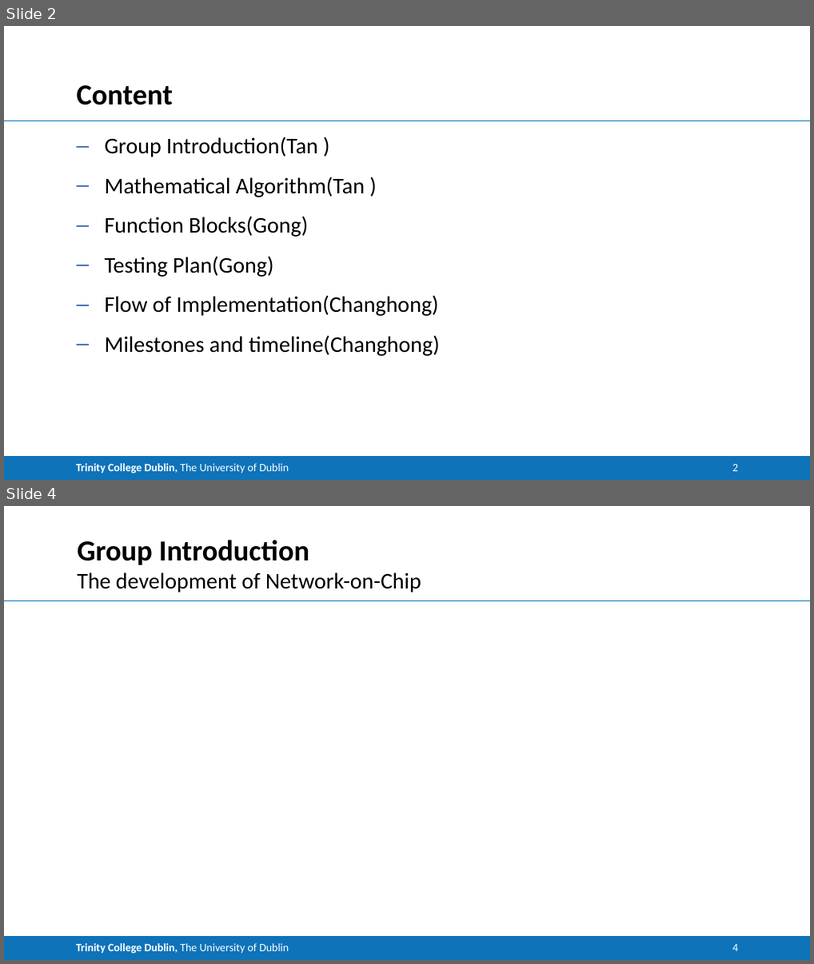
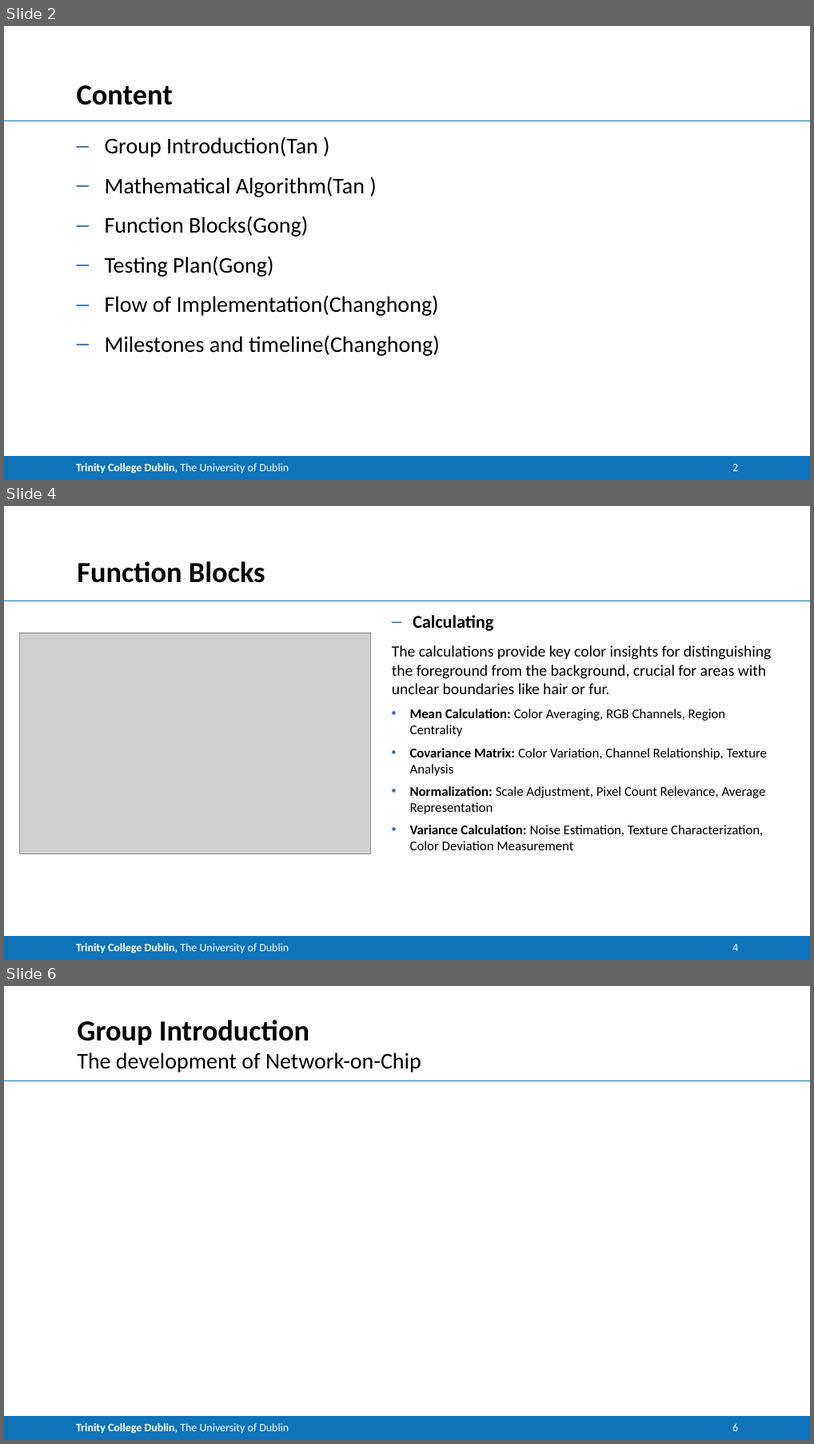
Before and after one commit to CNStanLee/CM_Matting, a slide deck: 002Matlab Project/Project.pptx. Shown one above the other, each under a label of ours: slides 2 and 4 before the commit, slides 2, 4 and 6 after it; the slides between them are not shown. The pictures are 814x964 and 814x1444 pixels, drawn with LibreOffice and Linux fonts; fonts in the diff are those of the drawing; grey boxes stand for pictures. Boxes give left, top, right and bottom in pixels: in the first picture for what was removed or moved away, otherwise in the second. Text is boxed around its words. In the diff, an @@ line names an element or a change of style, - is before the commit and + after.

```diff
--- a/002Matlab Project/Project.pptx
+++ b/002Matlab Project/Project.pptx
@@ slide 4 added at [4, 506, 810, 960], background #FFFFFF; not listed: 2 template elements that a slide beside it also shows @@
@@ title added at [77, 561, 266, 583], 26 pt, text #000000, bold @@
+Function Blocks
@@ text added at [392, 615, 772, 694], 14 pt, text #000000 @@
+– Calculating
+The calculations provide key color insights for distinguishing the foreground from the background, crucial for areas with unclear boundaries like hair or fur.
@@ picture added at [19, 632, 371, 853] @@
@@ text added at [410, 708, 767, 850], 12 pt, text #000000 @@
+  • Mean Calculation: Color Averaging, RGB Channels, Region Centrality
+  • Covariance Matrix: Color Variation, Channel Relationship, Texture Analysis
+  • Normalization: Scale Adjustment, Pixel Count Relevance, Average Representation
+  • Variance Calculation: Noise Estimation, Texture Characterization, Color Deviation Measurement
@@ page number added at [733, 944, 738, 951], 10 pt, text #FFFFFF @@
+4
@@ what was slide 4 is now slide 6 @@
@@ page number at [733, 1423, 738, 1431]: text changed @@
-4
+6
```
Also in this commit, not shown: 1 slide changed, 2 other slides added, 1 slide removed.
